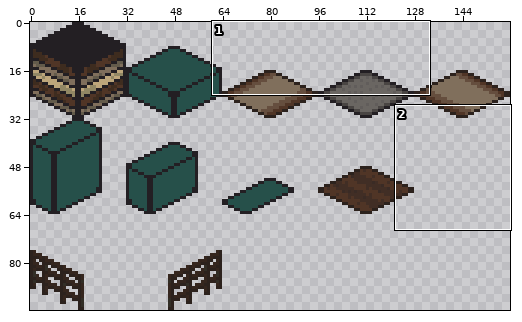
Sprite sheet, stored at Assets/Sprites/Exported/exterior-iso-tiles.png. The first picture is a wide view before the edit; the outline marks the close-up.
Close-up. Old version:
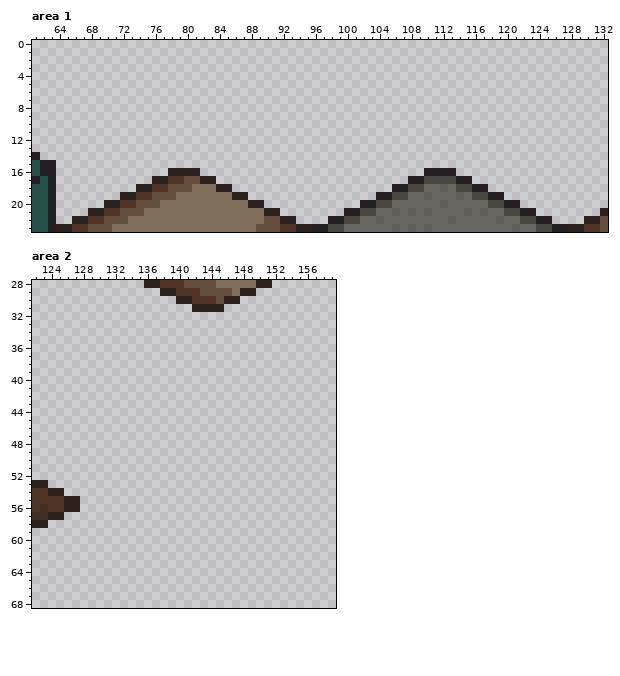
The file is 160x96 pixels. Colours within 5 levels of each other are drawn and written as one. Shown: area 1: x 61..132, y 0..23; area 2: x 122..159, y 28..68.
And afterwards:
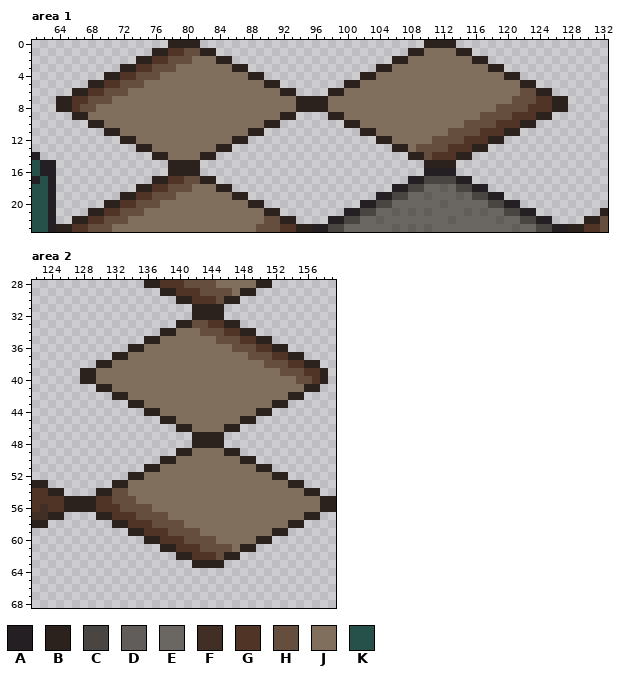
Palette (. is transparent): A #231f23  B #2c221d  C #494543  D #615d5b  E #6a6662  F #412e25  G #503526  H #654e3e  J #806f5c  K #26504a
Commit message: wide dirt paths for exterior
What changed:
Area 1:
y 0: x 78..81 .... -> BBBB; x 110..113 .... -> BBBB
y 1: x 76..83 ........ -> BBGGHHBB; x 108..115 ........ -> BBJJJJBB
y 2: x 74..85 ............ -> BBGGHHHJJJBB; x 106..117 ............ -> BBJJJJJJJJBB
y 3: x 72..87 ................ -> BBGGHHHJJJJJJJBB; x 104..119 ................ -> BBJJJJJJJJJJJJBB
y 4: x 70..89 .................... -> BBGGHHHJJJJJJJJJJJBB; x 102..121 .................... -> BBJJJJJJJJJJJJJJJJBB
y 5: x 68..91 ........................ -> BBGGHHHJJJJJJJJJJJJJJJBB; x 100..123 ........................ -> BBJJJJJJJJJJJJJJJJJJJJBB
y 6: x 66..93 ............................ -> BBGGHHHJJJJJJJJJJJJJJJJJJJBB; x 98..125 ............................ -> BBJJJJJJJJJJJJJJJJJJJJJJHHBB
y 7: x 64..127 ................................................................ -> BBGGHHHJJJJJJJJJJJJJJJJJJJJJJJBBBBJJJJJJJJJJJJJJJJJJJJJJJHHHGGBB
y 8: x 64..127 ................................................................ -> BBGHHJJJJJJJJJJJJJJJJJJJJJJJJJBBBBJJJJJJJJJJJJJJJJJJJJJHHHHGGGBB
y 9: x 66..93 ............................ -> BBJJJJJJJJJJJJJJJJJJJJJJJJBB; x 98..125 ............................ -> BBJJJJJJJJJJJJJJJJJHHHHGGGBB
y 10: x 68..91 ........................ -> BBJJJJJJJJJJJJJJJJJJJJBB; x 100..123 ........................ -> BBJJJJJJJJJJJJJHHHHGGGBB
y 11: x 70..89 .................... -> BBJJJJJJJJJJJJJJJJBB; x 102..121 .................... -> BBJJJJJJJJJHHHHGGGBB
y 12: x 72..87 ................ -> BBJJJJJJJJJJJJBB; x 104..119 ................ -> BBJJJJJHHHHGGGBB
y 13: x 74..85 ............ -> BBJJJJJJJJBB; x 106..117 ............ -> BBJHHHHGGGBB
y 14: x 76..83 ........ -> BBJJJJBB; x 108..115 ........ -> BBHGGGBB
y 15: x 78..81 .... -> BBBB; x 110..113 .... -> BBBB
Area 2:
y 32: x 142..145 .... -> BBBB
y 33: x 140..147 ........ -> BBHHGGBB
y 34: x 138..149 ............ -> BBJJJHHHGGBB
y 35: x 136..151 ................ -> BBJJJJJJJHHHGGBB
y 36: x 134..153 .................... -> BBJJJJJJJJJJJHHHGGBB
y 37: x 132..155 ........................ -> BBJJJJJJJJJJJJJJJHHHGGBB
y 38: x 130..157 ............................ -> BBJJJJJJJJJJJJJJJJJJJHHHGGBB
y 39: x 128..158 ............................... -> BBJJJJJJJJJJJJJJJJJJJJJJJHHHGGB
y 40: x 128..158 ............................... -> BBJJJJJJJJJJJJJJJJJJJJJJJJJHHGB
y 41: x 130..157 ............................ -> BBJJJJJJJJJJJJJJJJJJJJJJJJBB
y 42: x 132..155 ........................ -> BBJJJJJJJJJJJJJJJJJJJJBB
y 43: x 134..153 .................... -> BBJJJJJJJJJJJJJJJJBB
y 44: x 136..151 ................ -> BBJJJJJJJJJJJJBB
y 45: x 138..149 ............ -> BBJJJJJJJJBB
y 46: x 140..147 ........ -> BBJJJJBB
y 47..48: x 142..145 .... -> BBBB
y 49: x 140..147 ........ -> BBJJJJBB
y 50: x 138..149 ............ -> BBJJJJJJJJBB
y 51: x 136..151 ................ -> BBJJJJJJJJJJJJBB
y 52: x 134..153 .................... -> BBJJJJJJJJJJJJJJJJBB
y 53: x 132..155 ........................ -> BBJJJJJJJJJJJJJJJJJJJJBB
y 54: x 130..157 ............................ -> BBHHJJJJJJJJJJJJJJJJJJJJJJBB
y 55: x 128..159 ................................ -> BBGGHHHJJJJJJJJJJJJJJJJJJJJJJJBB
y 56: x 128..159 ................................ -> BBGGGHHHHJJJJJJJJJJJJJJJJJJJJJBB
y 57: x 130..157 ............................ -> BBGGGHHHHJJJJJJJJJJJJJJJJJBB
y 58: x 132..155 ........................ -> BBGGGHHHHJJJJJJJJJJJJJBB
y 59: x 134..153 .................... -> BBGGGHHHHJJJJJJJJJBB
y 60: x 136..151 ................ -> BBGGGHHHHJJJJJBB
y 61: x 138..149 ............ -> BBGGGHHHHJBB
y 62: x 140..147 ........ -> BBGGGHBB
y 63: x 142..145 .... -> BBBB
Boxes around the changes in both close-ups, in picture pixels (x1, y1, x2, y2):
added: (56, 40, 568, 168)
added: (80, 312, 336, 568)
